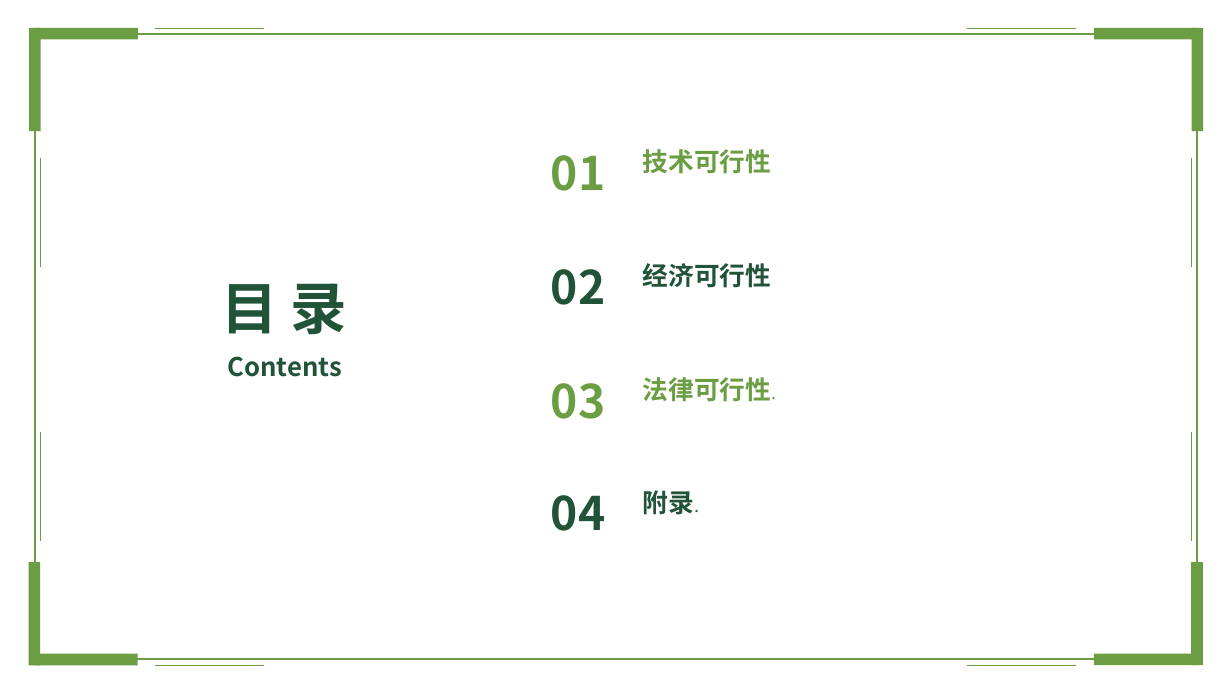
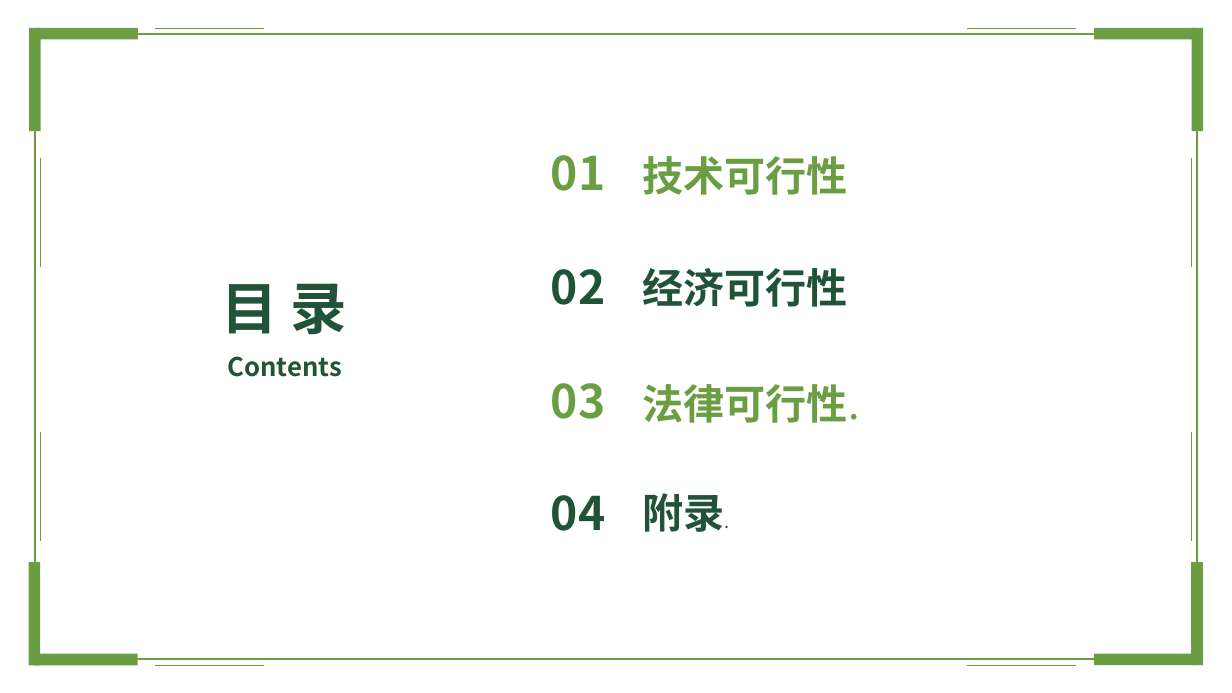
Before and after one commit to lzhokai/-, a slide deck: slide 2 of G13可行性分析报告ppt.pptx. Drawn at 1232x693 pixels with LibreOffice and Linux fonts; fonts in the diff are those of the drawing; background and template pictures are left out. Boxes give left, top, right and bottom in pixels: in the first picture for what was removed or moved away, otherwise in the second. Text is boxed around its words. In the diff, an @@ line names an element or a change of style, - is before the commit and + after.

```diff
--- a/G13可行性分析报告ppt.pptx
+++ b/G13可行性分析报告ppt.pptx
@@ text "技术可行性" at (x1=643, y1=156, x2=848, y2=195): size 20 to 32 pt @@
@@ text "经济可行性" at (x1=643, y1=268, x2=848, y2=307): size 20 to 32 pt @@
@@ text "法律可行性." at (x1=643, y1=384, x2=860, y2=423): size 20 to 32 pt, size 14 to 32 pt in "法律可行性." @@
@@ text "附录." at (x1=643, y1=493, x2=725, y2=532): size 20 to 32 pt in "附录." @@
```
Also in this commit, not shown: 1 other slide changed, 1 slide added, 5 other files.
